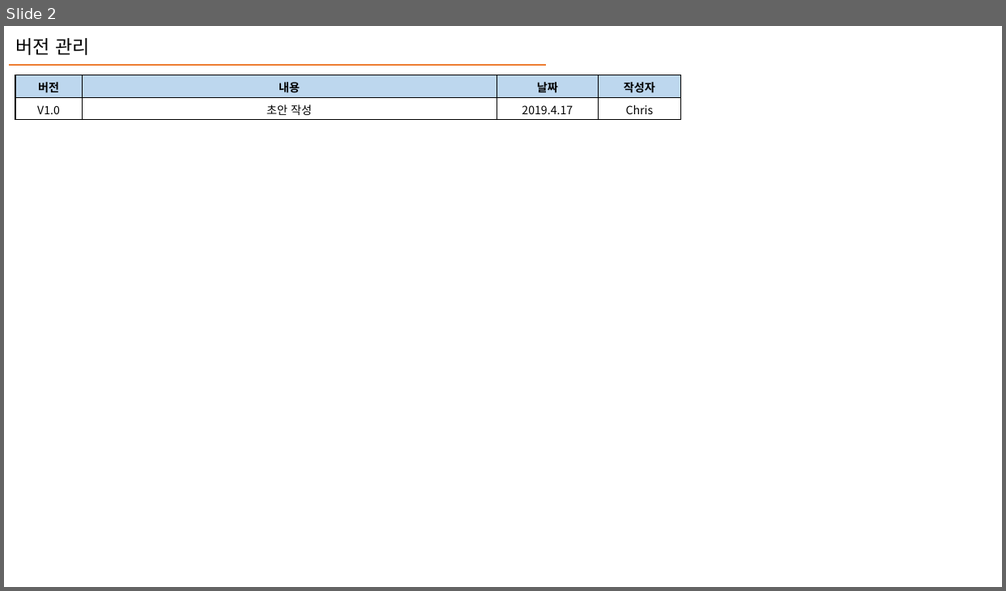
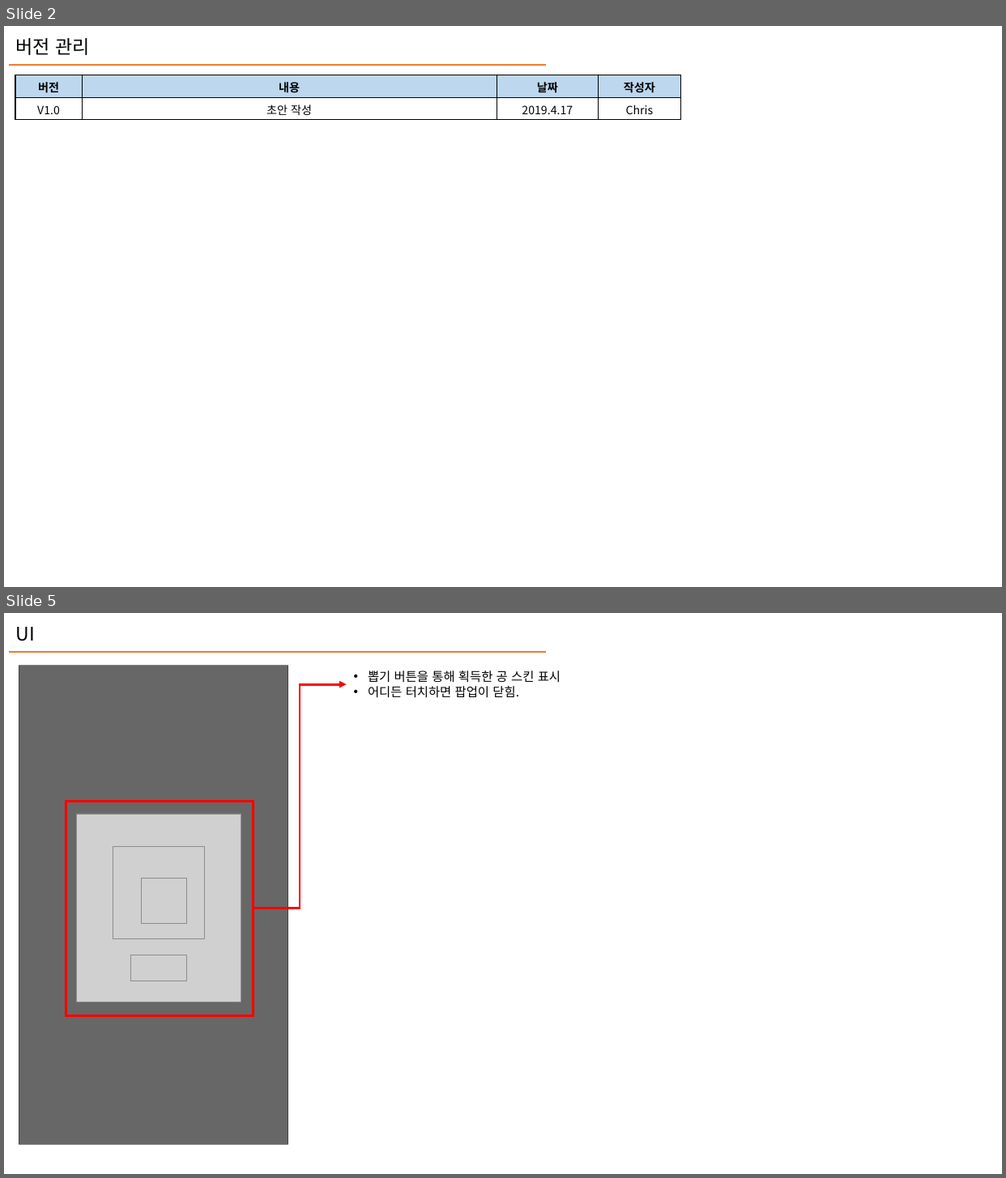
Before and after one commit to PenguinPistol/Dispose_Break, a slide deck: 기획서/Shop UI V1.0.pptx. Shown one above the other, each under a label of ours: slide 2 before the commit, slides 2 and 5 after it; the slides between them are not shown. The pictures are 1006x591 and 1006x1178 pixels, drawn with LibreOffice and Linux fonts; fonts in the diff are those of the drawing; grey boxes stand for pictures. Boxes give left, top, right and bottom in pixels: in the first picture for what was removed or moved away, otherwise in the second. Text is boxed around its words. In the diff, an @@ line names an element or a change of style, - is before the commit and + after.

```diff
--- a/기획서/Shop UI V1.0.pptx
+++ b/기획서/Shop UI V1.0.pptx
@@ slide 5 added at (4,613,1002,1174), background #FFFFFF @@
@@ text added at (16,627,35,641), 18 pt, text #000000 @@
+UI
@@ line added from (9, 652) to (546, 652), #ED7D31 1 pt @@
@@ picture added at (19,666,288,1144) @@
@@ rectangle added at (19,666,288,1144), fill #000000 at 50% opacity @@
@@ elbow arrow added from (253, 909) to (346, 684), #FF0000 2.25 pt @@
@@ text added at (368,671,560,698), 12 pt, text #000000 @@
+• 뽑기 버튼을 통해 획득한 공 스킨 표시
+• 어디든 터치하면 팝업이 닫힘.
@@ rectangle added at (66,801,253,1016), outline #FF0000 2.25 pt @@
@@ picture added at (77,814,241,1003) @@
@@ picture added at (113,846,205,939) @@
@@ picture added at (142,879,187,924) @@
@@ picture added at (130,955,187,982) @@
```
Also in this commit, not shown: 3 other slides added, 1 slide removed, 1 other file.
